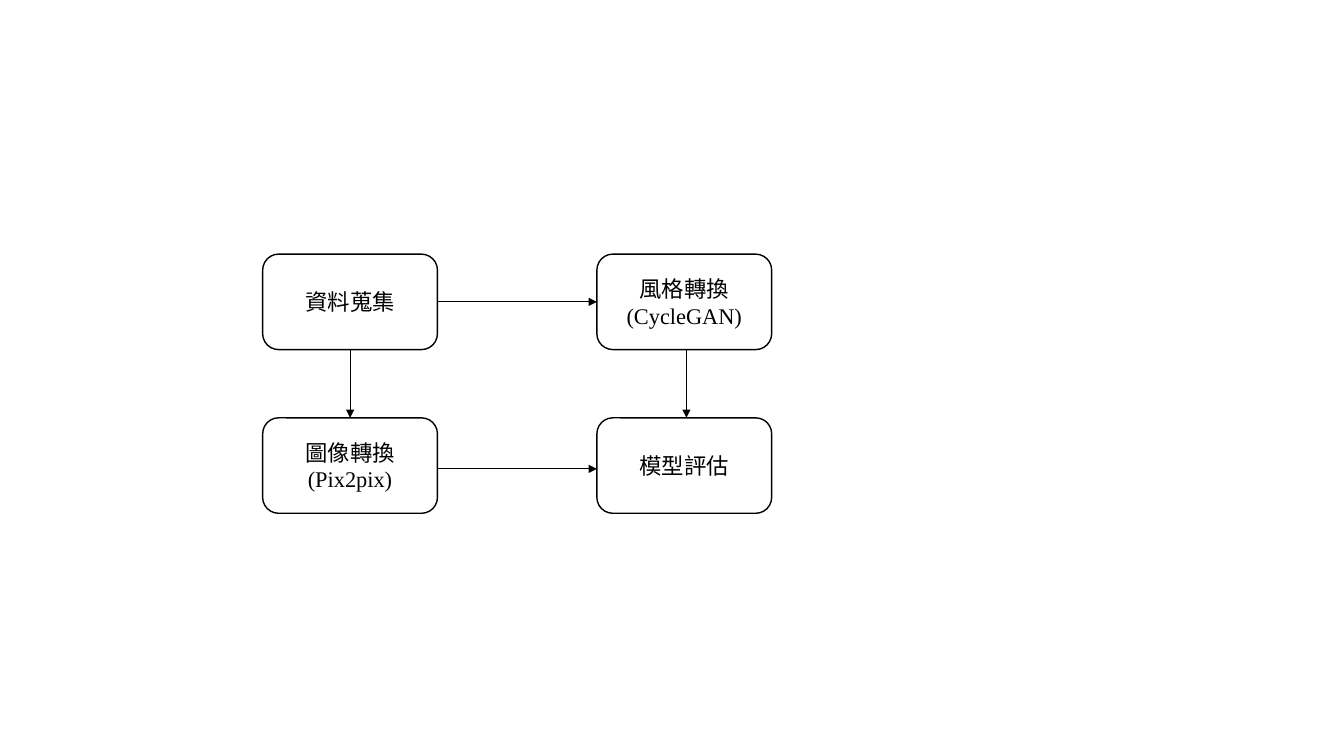
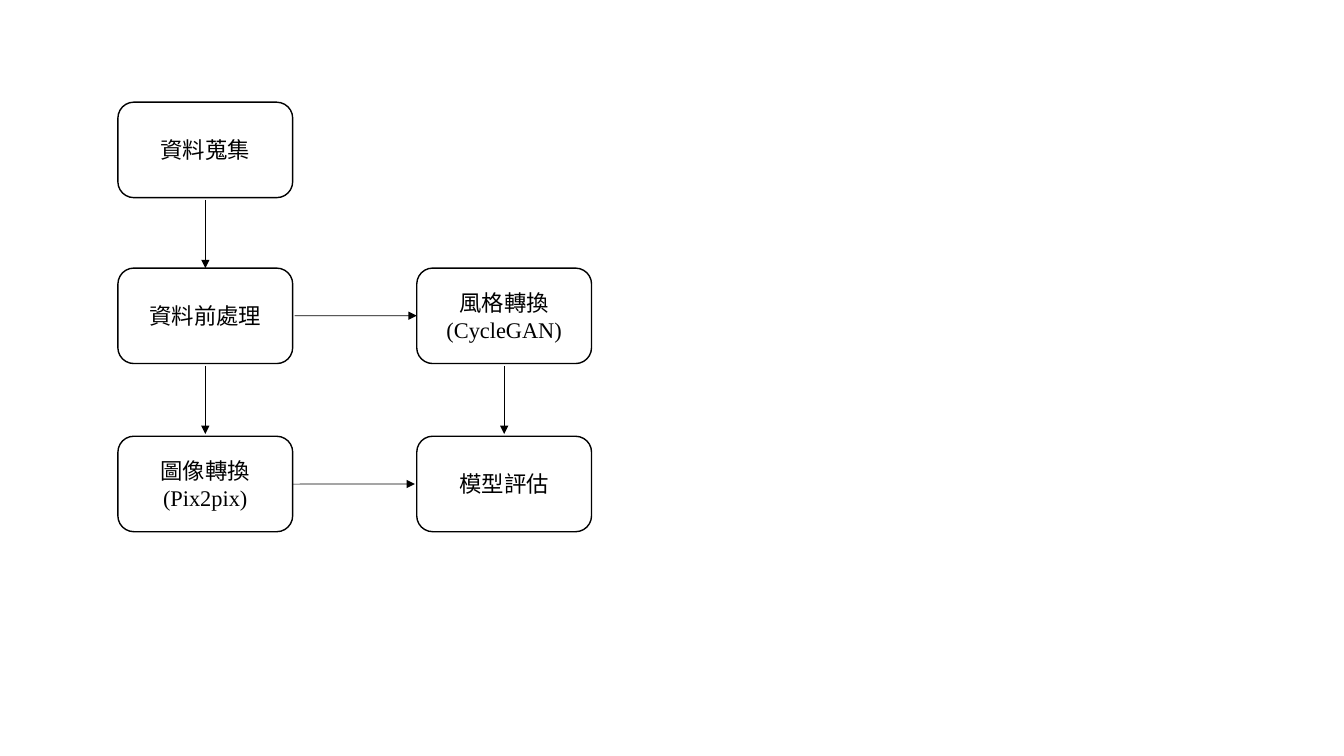
Before and after one commit to 10994015/paper, a slide deck: slide 18 of 論文/模型圖繪製.pptx (slide 7 before the commit). Drawn at 1344x756 pixels with LibreOffice and Linux fonts; fonts in the diff are those of the drawing. Boxes give left, top, right and bottom in pixels: in the first picture for what was removed or moved away, otherwise in the second. Text is boxed around its words. In the diff, an @@ line names an element or a change of style, - is before the commit and + after.

```diff
--- a/論文/模型圖繪製.pptx
+++ b/論文/模型圖繪製.pptx
@@ rounded rectangle "資料蒐集": place and size @@
-rounded rectangle "資料蒐集" at <box>263,254,438,350</box>
+rounded rectangle "資料蒐集" at <box>118,102,292,198</box>
@@ arrow added from (206, 200) to (206, 268), #000000 0.5 pt @@
@@ rounded rectangle added at <box>118,268,292,364</box>, fill #FFFFFF, outline #000000 1 pt, 16 pt, text #000000 @@
+資料前處理
@@ rounded rectangle "風格轉換": place and size @@
-rounded rectangle "風格轉換" at <box>597,254,771,350</box>
+rounded rectangle "風格轉換" at <box>417,268,592,364</box>
@@ arrow moved from (438, 301) - (597, 301) to (294, 316) - (417, 316) @@
@@ arrow moved from (350, 350) - (350, 418) to (206, 366) - (206, 435) @@
@@ arrow moved from (687, 350) - (687, 418) to (504, 366) - (504, 435) @@
@@ rounded rectangle "圖像轉換": place and size @@
-rounded rectangle "圖像轉換" at <box>263,418,438,514</box>
+rounded rectangle "圖像轉換" at <box>118,437,292,532</box>
@@ rounded rectangle "模型評估": place and size @@
-rounded rectangle "模型評估" at <box>597,418,771,514</box>
+rounded rectangle "模型評估" at <box>417,437,592,532</box>
@@ arrow moved from (438, 469) - (597, 469) to (292, 484) - (415, 484) @@
```
Also in this commit, not shown: 1 slide added, 3 other files.
